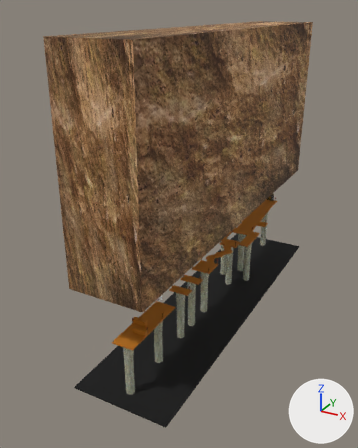
Before and after pictures for a commit that changed the FBX model TeamGame4/Assets/modeldata/Map.FBX.
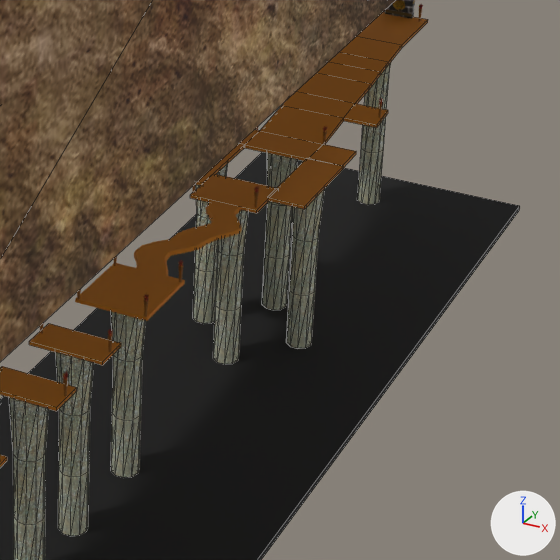
Each version appears first whole from a camera (50 mm lens) standing at (25.1, -35.7, 31.9) and looking at (-3.1, 15.6, 6.3), and next in a close-up on the part from 48% to 86% of the width and 44% to 74% of the height. Arrows for +X, +Y and +Z are at lower right; the lights stay in place. The close-ups show mesh edges as thin lines. Where no turn or scale is listed for an object, it has been applied to the vertices.

The first close-up shows 'Box004', 'Pillar003', 'Pillar004', 'Pillar005', 'Pillar006', 'Pillar007', 'Pillar008', 'Pillar009', 'Pillar010', 'floor003', 'floor004', 'floor005', 'floor006', 'floor007', 'undergrand'.
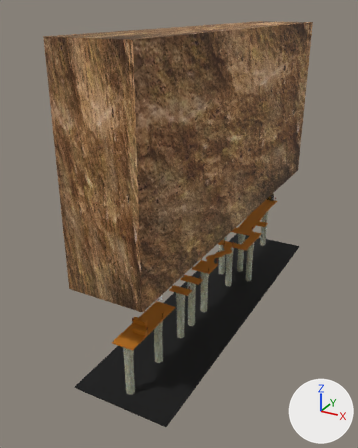
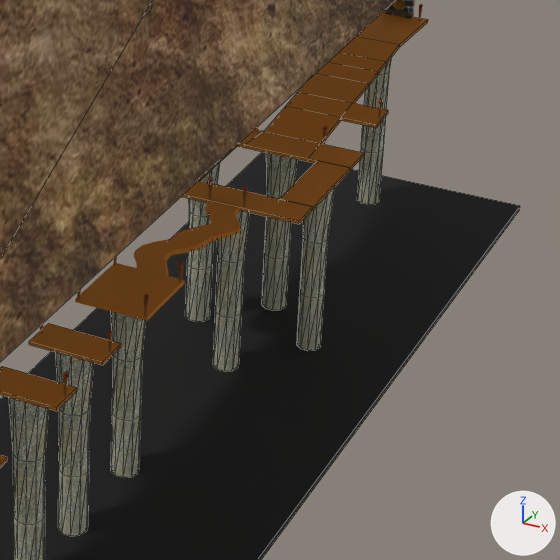
Boxes [x1, y1, x2, y2] around the edits, measured in the close-ups (560 x 560 px; the box of a moved part takes in the faces that stretch with it):
```json
{"object": "floor005", "change": "reshaped", "before": [240, 11, 428, 168], "after": [237, 11, 428, 169]}
{"object": "Pillar008", "change": "moved, rescaled", "before": [286, 188, 325, 348], "after": [297, 188, 334, 351]}
{"object": "Pillar005", "change": "moved", "before": [213, 210, 249, 364], "after": [213, 211, 249, 371]}
{"object": "Pillar006", "change": "moved", "before": [262, 153, 298, 310], "after": [262, 153, 298, 310]}
{"object": "Pillar009", "change": "moved", "before": [193, 164, 228, 324], "after": [185, 163, 220, 322]}
{"object": "floor004", "change": "moved, rescaled", "before": [190, 174, 278, 213], "after": [181, 181, 313, 224]}
{"object": "floor007", "change": "moved, rescaled", "before": [268, 158, 344, 209], "after": [280, 161, 351, 210], "on screen": "6% narrower"}
{"object": "floor006", "change": "moved", "before": [196, 143, 245, 185], "after": [199, 146, 237, 181]}
{"part": 1, "of": "me_mesh_004", "change": "moved or reshaped", "before": [240, 129, 259, 145], "after": [237, 129, 264, 148]}
{"part": 2, "of": "me_mesh_004", "change": "moved or reshaped", "before": [325, 20, 428, 144], "after": [320, 20, 428, 144]}
{"part": 3, "of": "me_mesh_004", "change": "moved or reshaped", "before": [245, 25, 422, 158], "after": [245, 25, 421, 159]}
{"part": 4, "of": "me_mesh_004", "change": "moved or reshaped", "before": [310, 145, 356, 168], "after": [308, 144, 364, 169]}
```

Edits to the scene script, one JSON object a line:
```json
{"block": "me_mesh_004", "where": "me_mesh_004.from_pydata(...)  # 52 vertices, 50 faces; spans x -2.71..2.6, y -1.16..12.22, z 0.0..1.09"}
{"block": "me_mesh_004", "where": "# used by ob_floor005; location = (0.06, 30.52, 0.0)"}
{"block": "me_mesh_004", "change": "me_mesh_004 part 1: all 4 vertices in x -2.71, y -1.16..0.32, z 0.0..0.13 are moved by (-0.27, 0.0, 0.0)"}
{"block": "me_mesh_004", "change": "me_mesh_004 part 2: all 14 vertices in x 1.27, y 0.32..8.99, z 0.0..1.09 are moved by (-0.11, 0.0, 0.0)"}
{"block": "me_mesh_004", "change": "me_mesh_004 part 3: all 14 vertices in x -1.27, y 0.32..8.99, z 0.0..1.09 are moved by (0.16, 0.0, 0.0)"}
{"block": "me_mesh_004", "change": "me_mesh_004 part 4: all 4 vertices in x 2.59, y -1.16..0.32, z 0.0..0.13 are moved by (0.3, 0.0, 0.0)"}
{"op": "set", "path": "ob_pillar005.location", "old": "(0.0, 25.53, -6.7)", "new": "(0.2, 25.08, -6.7)"}
{"op": "set", "path": "ob_pillar009.location", "old": "(-1.9, 27.92, -6.7)", "new": "(-2.21, 27.92, -6.7)"}
{"op": "set", "path": "ob_pillar006.location", "old": "(0.0, 30.17, -6.7)", "new": "(0.0, 30.14, -6.7)"}
{"op": "set", "path": "ob_pillar008.location", "old": "(1.93, 27.9, -6.7)", "new": "(2.32, 27.9, -6.7)"}
{"op": "set", "path": "ob_pillar008.scale", "old": "(0.0254, 0.0254, 0.0923)", "new": "(0.0238, 0.0238, 0.0923)"}
{"op": "set", "path": "ob_floor006.location", "old": "(-1.93, 27.51, 0.0)", "new": "(-2.22, 27.51, 0.0)"}
{"op": "set", "path": "ob_floor007.location", "old": "(1.96, 27.51, 0.0)", "new": "(2.31, 27.53, 0.0)"}
{"op": "set", "path": "ob_floor007.scale", "old": "(0.0285, 0.0254, 0.0254)", "new": "(0.0255, 0.0248, 0.0254)"}
{"op": "set", "path": "ob_floor004.location", "old": "(0.06, 25.5, 0.0)", "new": "(0.03, 25.08, 0.0)"}
{"op": "set", "path": "ob_floor004.scale", "old": "(0.0254, 0.0805, 0.0254)", "new": "(0.0582, 0.0516, 0.0254)"}
```
